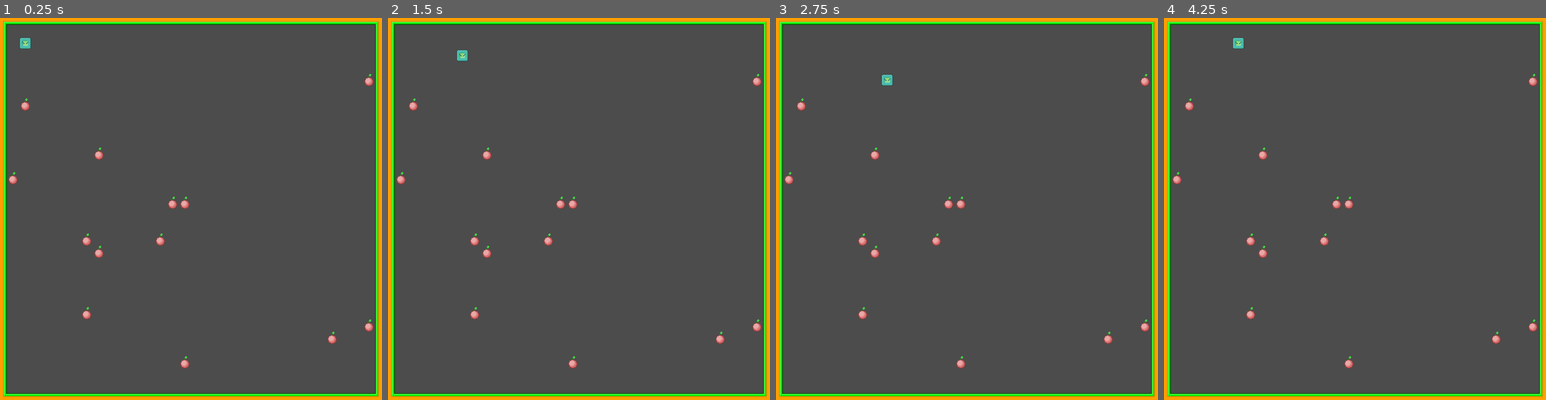
Above: before the commit, frames 1-4 (left to right).
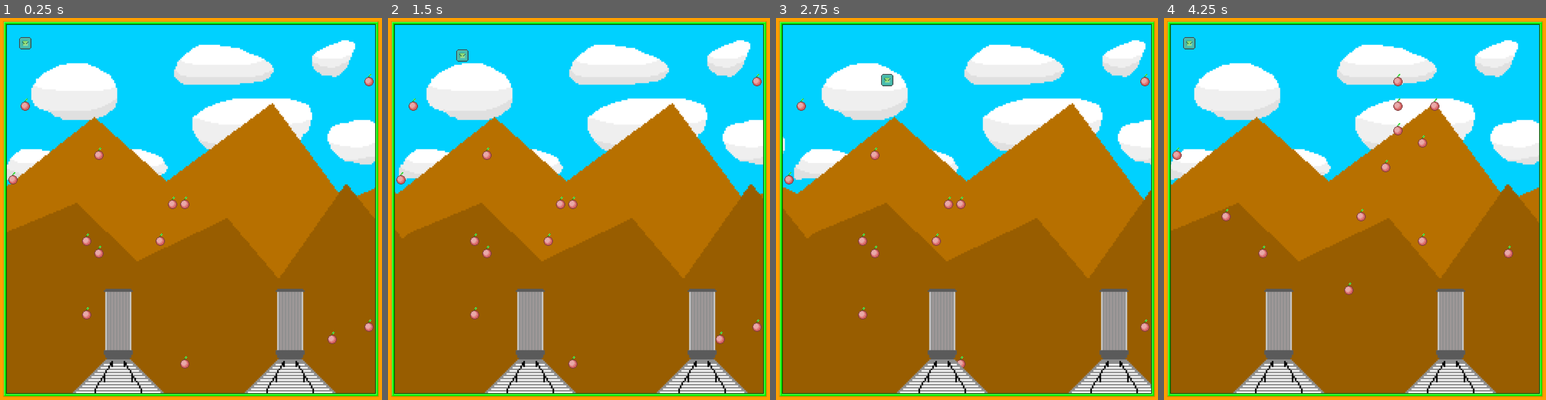
Above: after the commit, the same moments.

Repository: catsandviolin1219/snek
Game: Godot game, scene res://Game.tscn
The game is run twice, just before and just after one commit, with the same random seed, the same clock (stepped at 60 frames per second) and the same inputs.
Inputs:
- Up to frame 1 (0.25 s): no input
- Up to frame 2 (1.5 s): hold Right (ui_right) 0.53-1.28 s; hold Down (ui_down) from 1.28 s (still down)
- Up to frame 3 (2.75 s): release Down (ui_down) at 2.03 s; hold Right (ui_right) from 2.03 s (still down)
- Up to frame 4 (4.25 s): release Right (ui_right) at 2.78 s; hold Up (ui_up) 2.78-3.53 s; hold Left (ui_left) from 3.53 s (still down); tap R (restart, bound only after the commit) at 4.15 s

The runs differ from the first frame. In frame 1, 92% of the frame differs, in the area x 1-99%, y 1-99%; in frame 2, 92%; in frame 3, 92%; in frame 4, 92%.

Commit message:
Add files via upload

Diff:
--- a/Cameron's 2d s n e k game/Game.gd
+++ b/Cameron's 2d s n e k game/Game.gd
@@ -23,4 +23,14 @@
 		add_child(newApple)
 
 func you_are_die():
-	get_tree().reload_current_scene()
+	var snake_position = get_node("Snake/Head").position
+	print(snake_position)
+	get_node("Boom").position = snake_position + Vector2(80, 112)
+	get_node("Boom").visible = true
+	print(get_node("Boom").visible)
+	get_node("Snake").queue_free()
+	get_node("Death Screen").visible = true
+
+func _process(delta):
+	if (Input.is_action_just_pressed("restart")):
+		get_tree().reload_current_scene()
--- a/Cameron's 2d s n e k game/Game.tscn
+++ b/Cameron's 2d s n e k game/Game.tscn
@@ -1,8 +1,12 @@
-[gd_scene load_steps=4 format=2]
+[gd_scene load_steps=8 format=2]
 
 [ext_resource path="res://Game.gd" type="Script" id=1]
 [ext_resource path="res://Snake.tscn" type="PackedScene" id=2]
 [ext_resource path="res://TileMap.tscn" type="PackedScene" id=3]
+[ext_resource path="res://parallax.tscn" type="PackedScene" id=4]
+[ext_resource path="res://death.png" type="Texture" id=5]
+[ext_resource path="res://r.png" type="Texture" id=6]
+[ext_resource path="res://boom.png" type="Texture" id=7]
 
 [node name="Game" type="Node2D"]
 script = ExtResource( 1 )
@@ -12,3 +16,30 @@
 
 [node name="TileMap" parent="." instance=ExtResource( 3 )]
 z_index = 60
+
+[node name="parallax" parent="." instance=ExtResource( 4 )]
+
+[node name="Death Screen" type="Sprite" parent="."]
+visible = false
+position = Vector2( 512, 512 )
+scale = Vector2( 2, 2 )
+z_index = 50
+texture = ExtResource( 5 )
+
+[node name="r" type="Sprite" parent="Death Screen"]
+position = Vector2( -198.28, 7.58127 )
+texture = ExtResource( 6 )
+
+[node name="Label" type="Label" parent="Death Screen"]
+margin_left = -163.084
+margin_top = -3.74954
+margin_right = -104.084
+margin_bottom = 39.2505
+text = "to restart"
+percent_visible = -0.111111
+
+[node name="Boom" type="Sprite" parent="."]
+visible = false
+scale = Vector2( 1.99028, 1.99028 )
+z_index = 50
+texture = ExtResource( 7 )
--- a/Cameron's 2d s n e k game/Tail.gd
+++ b/Cameron's 2d s n e k game/Tail.gd
@@ -10,7 +10,6 @@
 	directions_turned.append(dir)
 
 func timeout():
-	print(turn_locations)
 	if (turn_locations.size() > 0):
 		if (position == turn_locations[0]):
 			cur_dir = directions_turned[0]
--- /dev/null
+++ b/Cameron's 2d s n e k game/parallax-extreme.gd
@@ -0,0 +1,11 @@
+extends Sprite
+
+var speed = 50
+
+func _ready():
+	pass
+
+func _process(delta):
+	position.x += speed * delta
+	if (position.x > 1536):
+		position.x = -512
--- /dev/null
+++ b/Cameron's 2d s n e k game/parallax-fast.gd
@@ -0,0 +1,11 @@
+extends Sprite
+
+var speed = 35
+
+func _ready():
+	pass
+
+func _process(delta):
+	position.x += speed * delta
+	if (position.x > 1536):
+		position.x = -512
--- /dev/null
+++ b/Cameron's 2d s n e k game/parallax-medium.gd
@@ -0,0 +1,11 @@
+extends Sprite
+
+var speed = 25
+
+func _ready():
+	pass
+
+func _process(delta):
+	position.x += speed * delta
+	if (position.x > 1536):
+		position.x = -512
--- /dev/null
+++ b/Cameron's 2d s n e k game/parallax-slow.gd
@@ -0,0 +1,11 @@
+extends Sprite
+
+var speed = 15
+
+func _ready():
+	pass
+
+func _process(delta):
+	position.x += speed * delta
+	if (position.x > 1536):
+		position.x = -512
--- a/Cameron's 2d s n e k game/parallax.tscn
+++ b/Cameron's 2d s n e k game/parallax.tscn
@@ -1,10 +1,75 @@
-[gd_scene load_steps=3 format=2]
+[gd_scene load_steps=10 format=2]
 
-[ext_resource path="res://parallax-1.png" type="Texture" id=1]
-[ext_resource path="res://parallax.gd" type="Script" id=2]
+[ext_resource path="res://parallax-0.png" type="Texture" id=1]
+[ext_resource path="res://parallax-1.png" type="Texture" id=2]
+[ext_resource path="res://parallax-slow.gd" type="Script" id=3]
+[ext_resource path="res://parallax-2.png" type="Texture" id=4]
+[ext_resource path="res://parallax-medium.gd" type="Script" id=5]
+[ext_resource path="res://parallax-3.png" type="Texture" id=6]
+[ext_resource path="res://parallax-fast.gd" type="Script" id=7]
+[ext_resource path="res://parallax-4.png" type="Texture" id=8]
+[ext_resource path="res://parallax-extreme.gd" type="Script" id=9]
 
-[node name="parallax" type="Sprite"]
+[node name="parallax" type="Node2D"]
+
+[node name="01-sky" type="Sprite" parent="."]
 position = Vector2( 512, 512 )
 scale = Vector2( 2, 2 )
+z_index = -10
 texture = ExtResource( 1 )
-script = ExtResource( 2 )
+
+[node name="11-clouds" type="Sprite" parent="."]
+position = Vector2( 512, 512 )
+scale = Vector2( 2, 2 )
+z_index = -9
+texture = ExtResource( 2 )
+script = ExtResource( 3 )
+
+[node name="12-clouds" type="Sprite" parent="."]
+position = Vector2( -512, 512 )
+scale = Vector2( 2, 2 )
+z_index = -9
+texture = ExtResource( 2 )
+script = ExtResource( 3 )
+
+[node name="21-mount1" type="Sprite" parent="."]
+position = Vector2( 512, 512 )
+scale = Vector2( 2, 2 )
+z_index = -8
+texture = ExtResource( 4 )
+script = ExtResource( 5 )
+
+[node name="22-mount1" type="Sprite" parent="."]
+position = Vector2( -512, 512 )
+scale = Vector2( 2, 2 )
+z_index = -8
+texture = ExtResource( 4 )
+script = ExtResource( 5 )
+
+[node name="31-mount2" type="Sprite" parent="."]
+position = Vector2( 512, 512 )
+scale = Vector2( 2, 2 )
+z_index = -7
+texture = ExtResource( 6 )
+script = ExtResource( 7 )
+
+[node name="32-mount2" type="Sprite" parent="."]
+position = Vector2( -512, 512 )
+scale = Vector2( 2, 2 )
+z_index = -7
+texture = ExtResource( 6 )
+script = ExtResource( 7 )
+
+[node name="41-pillars" type="Sprite" parent="."]
+position = Vector2( 512, 512 )
+scale = Vector2( 2, 2 )
+z_index = 15
+texture = ExtResource( 8 )
+script = ExtResource( 9 )
+
+[node name="42-pillars" type="Sprite" parent="."]
+position = Vector2( -512, 512 )
+scale = Vector2( 2, 2 )
+z_index = 15
+texture = ExtResource( 8 )
+script = ExtResource( 9 )
--- a/Cameron's 2d s n e k game/project.godot
+++ b/Cameron's 2d s n e k game/project.godot
@@ -25,6 +25,20 @@
 window/stretch/mode="2d"
 window/stretch/aspect="keep"
 
+[input]
+
+ui_left={
+"deadzone": 0.5,
+"events": [ Object(InputEventKey,"resource_local_to_scene":false,"resource_name":"","device":0,"alt":false,"shift":false,"control":false,"meta":false,"command":false,"pressed":false,"scancode":16777231,"unicode":0,"echo":false,"script":null)
+, Object(InputEventJoypadButton,"resource_local_to_scene":false,"resource_name":"","device":0,"button_index":14,"pressure":0.0,"pressed":false,"script":null)
+ ]
+}
+restart={
+"deadzone": 0.5,
+"events": [ Object(InputEventKey,"resource_local_to_scene":false,"resource_name":"","device":0,"alt":false,"shift":false,"control":false,"meta":false,"command":false,"pressed":false,"scancode":82,"unicode":0,"echo":false,"script":null)
+ ]
+}
+
 [rendering]
 
 environment/default_environment="res://default_env.tres"
Binary file added: Cameron's 2d s n e k game/boom.png
Not shown, added: Cameron's 2d s n e k game/boom.png.import
Binary file added: Cameron's 2d s n e k game/death.png
Not shown, added: Cameron's 2d s n e k game/death.png.import
Binary file added: Cameron's 2d s n e k game/r.png
Not shown, added: Cameron's 2d s n e k game/r.png.import
